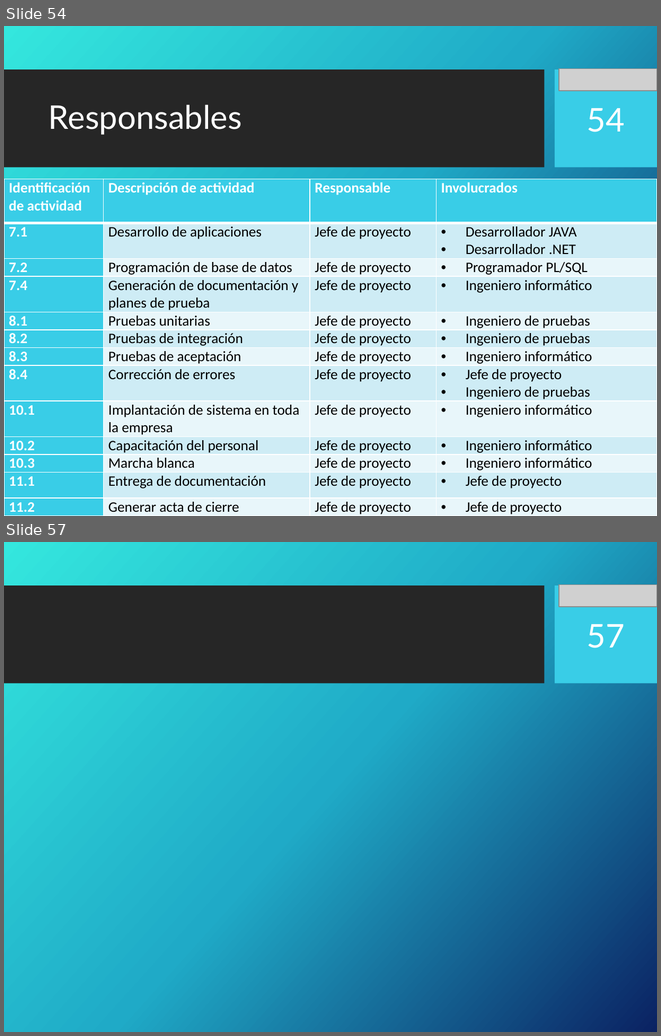
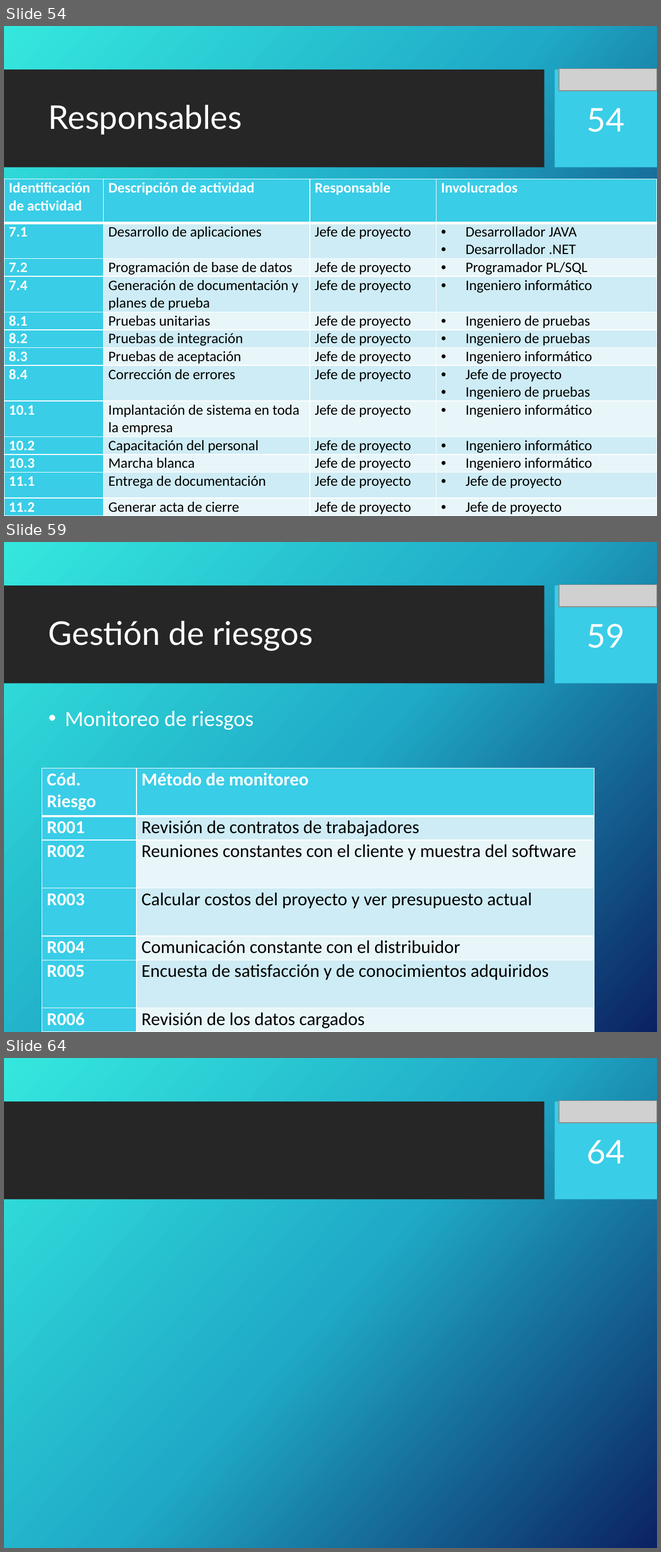
Before and after one commit to portafolio2016/hipocrates, a slide deck: docs/plan-de-proyecto/ppt-iteracion1.pptx. Shown one above the other, each under a label of ours: slides 54 and 57 before the commit, slides 54, 59 and 64 after it; the slides between them are not shown. The pictures are 661x1036 and 661x1552 pixels, drawn with LibreOffice and Linux fonts; fonts in the diff are those of the drawing; grey boxes stand for pictures; background and template pictures are left out. Boxes give left, top, right and bottom in pixels: in the first picture for what was removed or moved away, otherwise in the second. Text is boxed around its words. In the diff, an @@ line names an element or a change of style, - is before the commit and + after.

Commit message:
Agregado procesos de gestion  y gestion de riesgos

```diff
--- a/docs/plan-de-proyecto/ppt-iteracion1.pptx
+++ b/docs/plan-de-proyecto/ppt-iteracion1.pptx
@@ slide 59 added at [4, 542, 657, 1032], background picture (left out); not listed: 2 template elements that a slide beside it also shows @@
@@ picture added at [559, 585, 657, 607] @@
@@ title added at [49, 620, 313, 651], 36 pt, text #FFFFFF @@
+Gestión de riesgos
@@ page number added at [587, 624, 625, 648], 36 pt, text #FFFFFF @@
+59
@@ text added at [65, 711, 254, 730], 24 pt, text #FFFFFF @@
+• Monitoreo de riesgos
@@ table added at [42, 768, 594, 1032], 7 rows, 2 columns @@
+Cód. Riesgo | Método de monitoreo
+R001 | Revisión de contratos de trabajadores
+R002 | Reuniones constantes con el cliente y muestra del software
+R003 | Calcular costos del proyecto y ver presupuesto actual
+R004 | Comunicación constante con el distribuidor
+R005 | Encuesta de satisfacción y de conocimientos adquiridos
+R006 | Revisión de los datos cargados
@@ what was slide 57 is now slide 64 @@
@@ page number at [587, 1140, 625, 1164]: text changed @@
-57
+64
```
Also in this commit, not shown: 2 slides changed, 8 other slides added, 2 slides removed.
